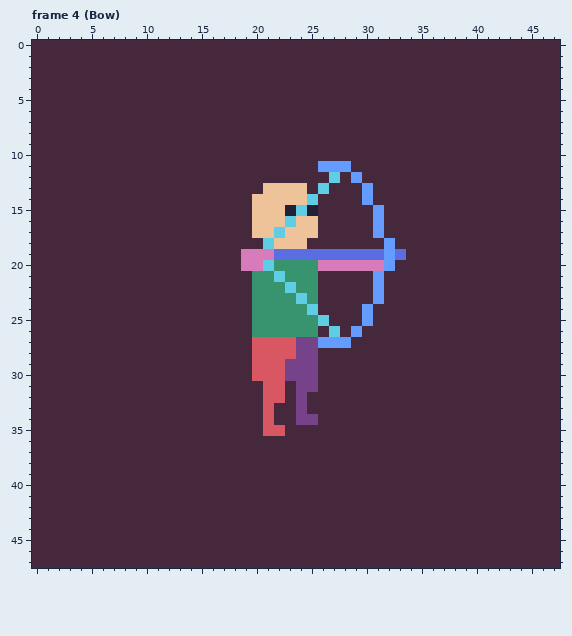
A pixel-art file gets an edit: packages/test/www/assets/spritesheets/pawn-attack.aseprite. Above is the file before it was changed.
48x48 pixels, 7 frames. Shown: frame 4 (Bow). The commit also changed other frames, which this record leaves out.
The same view after the edit:
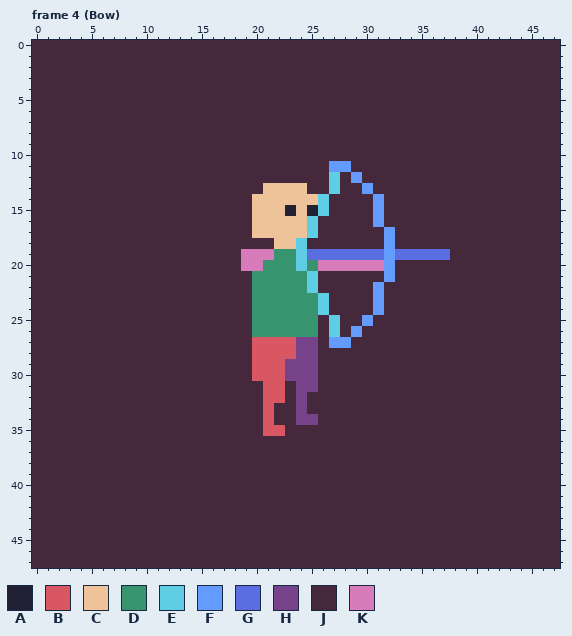
Palette (. is transparent): A #222034  B #d95763  C #eec39a  D #37946e  E #5fcde4  F #639bff  G #5b6ee1  H #76428a  J #45283c  K #d77bba
Edits made:
Frame 4 (Bow), layer "Layer 3":
The author changed colour E to colour C in row 14 at x 25; in row 15 at x 24; in row 16 at x 23; in row 17 at x 22.
The author changed colour E to colour D in row 20 at x 21; in row 21 at x 22; in row 22 at x 23; in row 23 at x 24; in row 24 at x 25.
The author changed colour G to colour D in row 19 at x 22 to 23.
The author changed colour C to colour E in rows 16 to 17 at x 25; in row 18 at x 24.
The author changed colour D to colour E in row 20 at x 24; in rows 21 to 22 at x 25.
The author changed colour G to colour E in row 19 at x 24.
The author changed colour J to colour E in row 13 at x 27; in rows 14 to 15 at x 26; in rows 23 to 24 at x 26; in row 25 at x 27.
The author changed colour J to colour F in row 14 at x 31; in row 17 at x 32; in row 21 at x 32; in row 24 at x 31.
The author changed colour J to colour G in row 19 at x 34 to 37.
The author changed colour E to colour J in row 13 at x 26; in row 18 at x 21; in row 25 at x 26.
The author changed colour F to colour J in row 11 at x 26; in row 14 at x 30; in row 17 at x 31; in row 21 at x 31; in row 24 at x 30; in row 27 at x 26.
